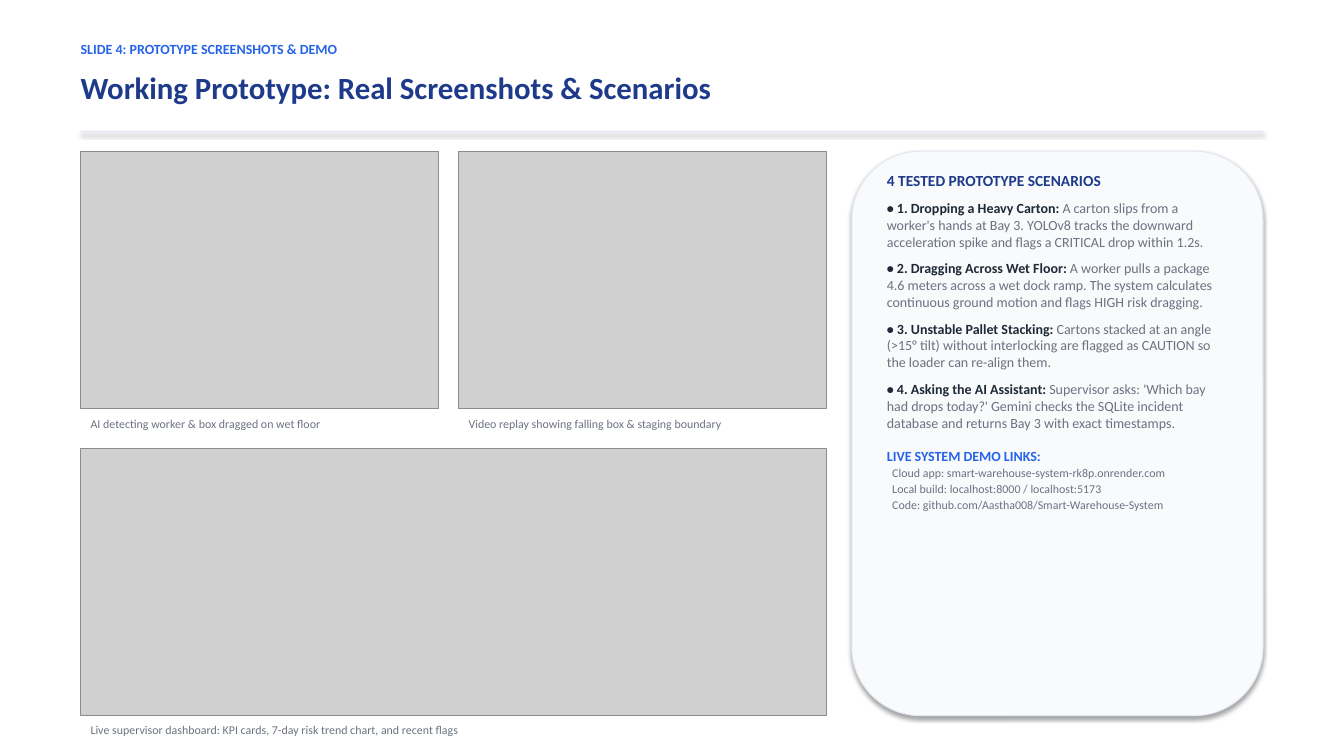
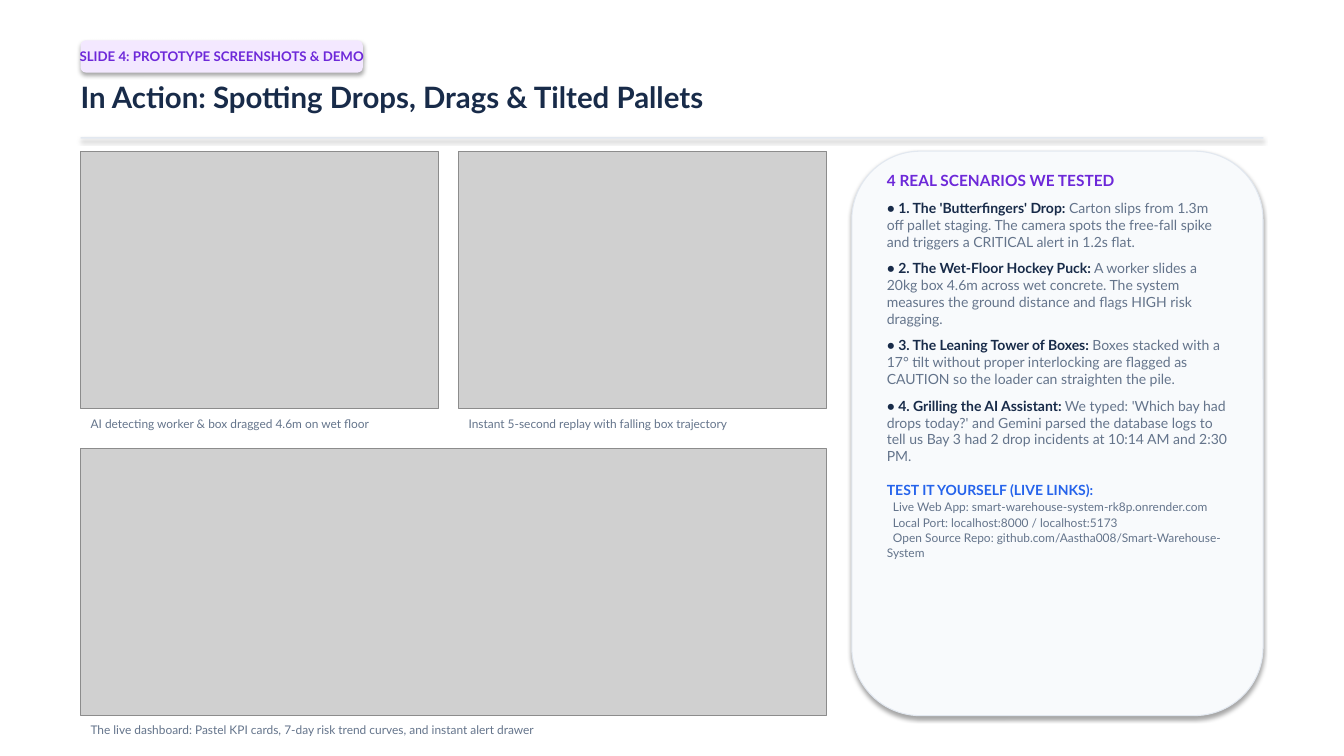
Before and after one commit to Aastha008/Smart-Warehouse-System, a slide deck: slide 4 of Smart_Warehouse_DockGuard_Presentation.pptx. Drawn at 1344x756 pixels with LibreOffice and Linux fonts; fonts in the diff are those of the drawing; grey boxes stand for pictures. Boxes give left, top, right and bottom in pixels: in the first picture for what was removed or moved away, otherwise in the second. Text is boxed around its words. In the diff, an @@ line names an element or a change of style, - is before the commit and + after.

```diff
--- a/Smart_Warehouse_DockGuard_Presentation.pptx
+++ b/Smart_Warehouse_DockGuard_Presentation.pptx
@@ rounded rectangle "SLIDE 4: PROTOTYPE SCREENSHOTS & ...": place and size @@
-rounded rectangle "SLIDE 4: PROTOTYPE SCREENSHOTS & ..." at (81,45,337,54)
+rounded rectangle "SLIDE 4: PROTOTYPE SCREENSHOTS & ..." at (81,40,363,73)
@@ rounded rectangle "SLIDE 4: PROTOTYPE SCREENSHOTS & ..." at (81,40,363,73): size 10 to 9.5 pt, font Calibri to Lato, text colour #2563EB to #6D28D9; alignment left to centre; vertical alignment top to middle; fill none to #F3E8FF; shadow on @@
@@ text at (81,86,704,113): text changed; size 22 to 21 pt; font Calibri to Lato; text colour #1E3A8A to #182B49 @@
-Working Prototype: Real Screenshots & Scenarios
+In Action: Spotting Drops, Drags & Tilted Pallets
@@ rectangle: place and size @@
-rectangle at (81,131,1263,132)
+rectangle at (81,137,1263,138)
@@ text at (887,174,1227,559): text changed; font Calibri to Lato; text colour #6B7280 to #64748B @@
-4 TESTED PROTOTYPE SCENARIOS
-• 1. Dropping a Heavy Carton: A carton slips from a worker's hands at Bay 3. YOLOv8 tracks the downward acceleration spike and flags a CRITICAL drop within 1.2s.
-• 2. Dragging Across Wet Floor: A worker pulls a package 4.6 meters across a wet dock ramp. The system calculates continuous ground motion and flags HIGH risk dragging.
-• 3. Unstable Pallet Stacking: Cartons stacked at an angle (>15° tilt) without interlocking are flagged as CAUTION so the loader can re-align them.
-• 4. Asking the AI Assistant: Supervisor asks: 'Which bay had drops today?' Gemini checks the SQLite incident database and returns Bay 3 with exact timestamps.
-LIVE SYSTEM DEMO LINKS:
-Cloud app: smart-warehouse-system-rk8p.onrender.com
-Local build: localhost:8000 / localhost:5173
-Code: github.com/Aastha008/Smart-Warehouse-System
+4 REAL SCENARIOS WE TESTED
+• 1. The 'Butterfingers' Drop: Carton slips from 1.3m off pallet staging. The camera spots the free-fall spike and triggers a CRITICAL alert in 1.2s flat.
+• 2. The Wet-Floor Hockey Puck: A worker slides a 20kg box 4.6m across wet concrete. The system measures the ground distance and flags HIGH risk dragging.
+• 3. The Leaning Tower of Boxes: Boxes stacked with a 17° tilt without proper interlocking are flagged as CAUTION so the loader can straighten the pile.
+• 4. Grilling the AI Assistant: We typed: 'Which bay had drops today?' and Gemini parsed the database logs to tell us Bay 3 had 2 drop incidents at 10:14 AM and 2:30 PM.
+TEST IT YOURSELF (LIVE LINKS):
+Live Web App: smart-warehouse-system-rk8p.onrender.com
+Local Port: localhost:8000 / localhost:5173
+Open Source Repo: github.com/Aastha008/Smart-Warehouse-System
@@ text at (91,419,369,430): text changed; font Calibri to Lato; text colour #6B7280 to #64748B @@
-AI detecting worker & box dragged on wet floor
+AI detecting worker & box dragged 4.6m on wet floor
@@ text at (469,419,727,430): text changed; font Calibri to Lato; text colour #6B7280 to #64748B @@
-Video replay showing falling box & staging boundary
+Instant 5-second replay with falling box trajectory
@@ text at (91,725,534,736): text changed; font Calibri to Lato; text colour #6B7280 to #64748B @@
-Live supervisor dashboard: KPI cards, 7-day risk trend chart, and recent flags
+The live dashboard: Pastel KPI cards, 7-day risk trend curves, and instant alert drawer
```
Also in this commit, not shown: 4 other slides changed, 1 slide added, 1 slide removed, 2 other files.
